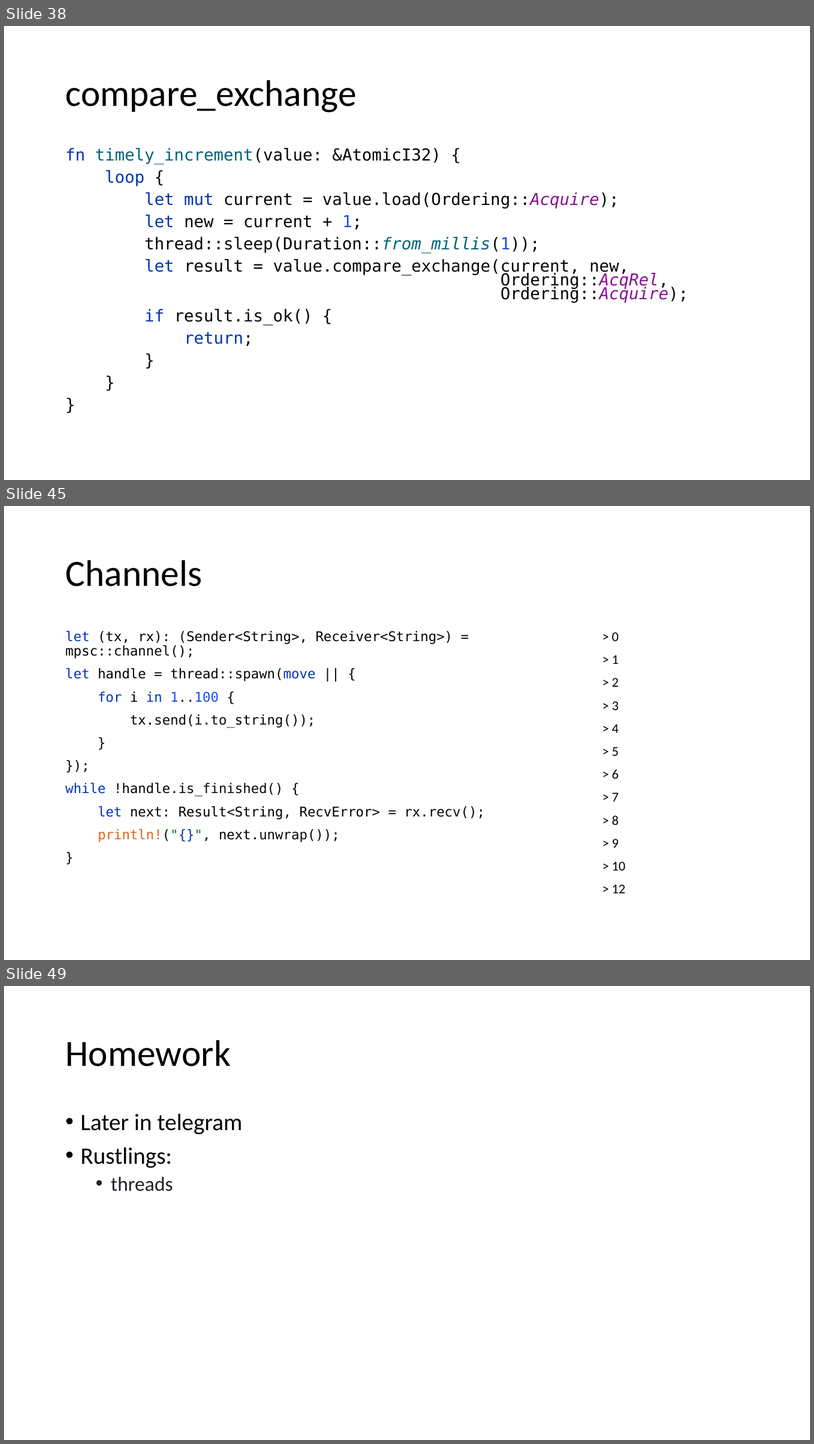
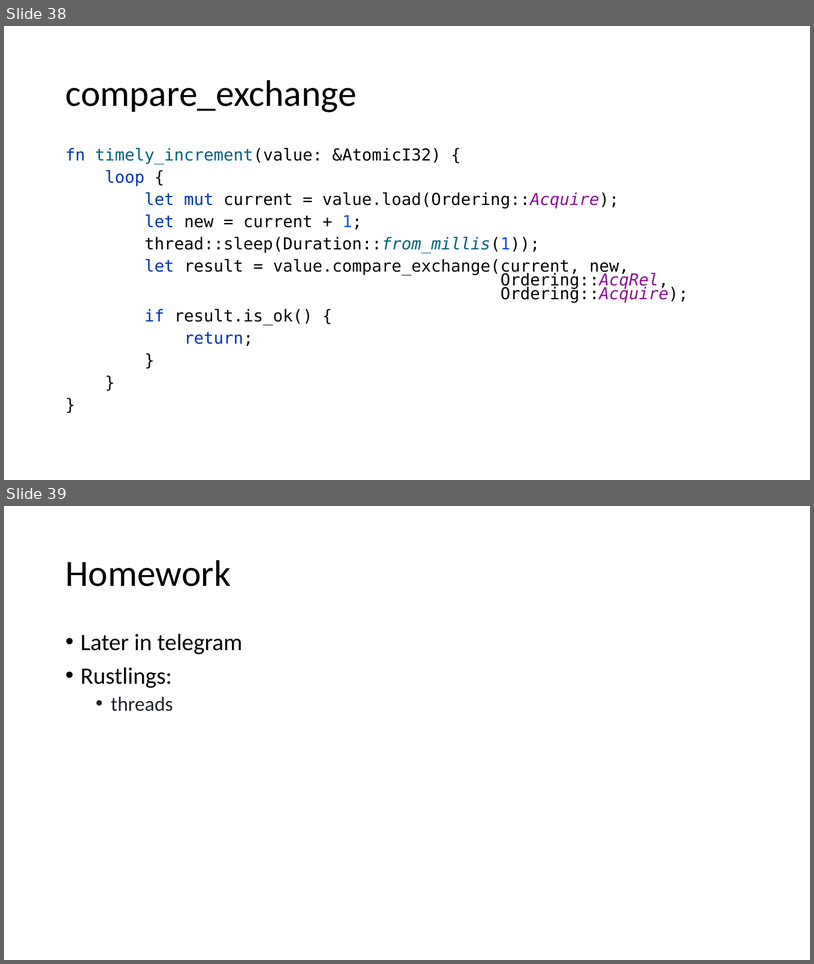
Before and after one commit to kugushev/course-rust-basics, a slide deck: src/11-Multithreading/11-Multithreading.pptx. Shown one above the other, each under a label of ours: slides 38, 45 and 49 before the commit, slides 38 and 39 after it; the slides between them are not shown. The pictures are 814x1444 and 814x964 pixels, drawn with LibreOffice and Linux fonts; fonts in the diff are those of the drawing. Boxes give left, top, right and bottom in pixels: in the first picture for what was removed or moved away, otherwise in the second. Text is boxed around its words. In the diff, an @@ line names an element or a change of style, - is before the commit and + after.

```diff
--- a/src/11-Multithreading/11-Multithreading.pptx
+++ b/src/11-Multithreading/11-Multithreading.pptx
@@ slide 45 removed at (x1=4, y1=506, x2=810, y2=960), background #FFFFFF @@
@@ title removed at (x1=65, y1=560, x2=202, y2=586) @@
-Channels
@@ text removed at (x1=65, y1=631, x2=485, y2=842) @@
-let (tx, rx): (Sender<String>, Receiver<String>) = mpsc::channel();
-let handle = thread::spawn(move || {
-for i in 1..100 {
-tx.send(i.to_string());
-}
-});
-while !handle.is_finished() {
-let next: Result<String, RecvError> = rx.recv();
-println!("{}", next.unwrap());
-}
@@ text removed at (x1=612, y1=632, x2=626, y2=893) @@
-> 0
-> 1
-> 2
-> 3
-> 4
-> 5
-> 6
-> 7
-> 8
-> 9
-> 10
-> 12
@@ what was slide 49 is now slide 39 @@
```
Also in this commit, not shown: 9 other slides removed, 1 other file.
